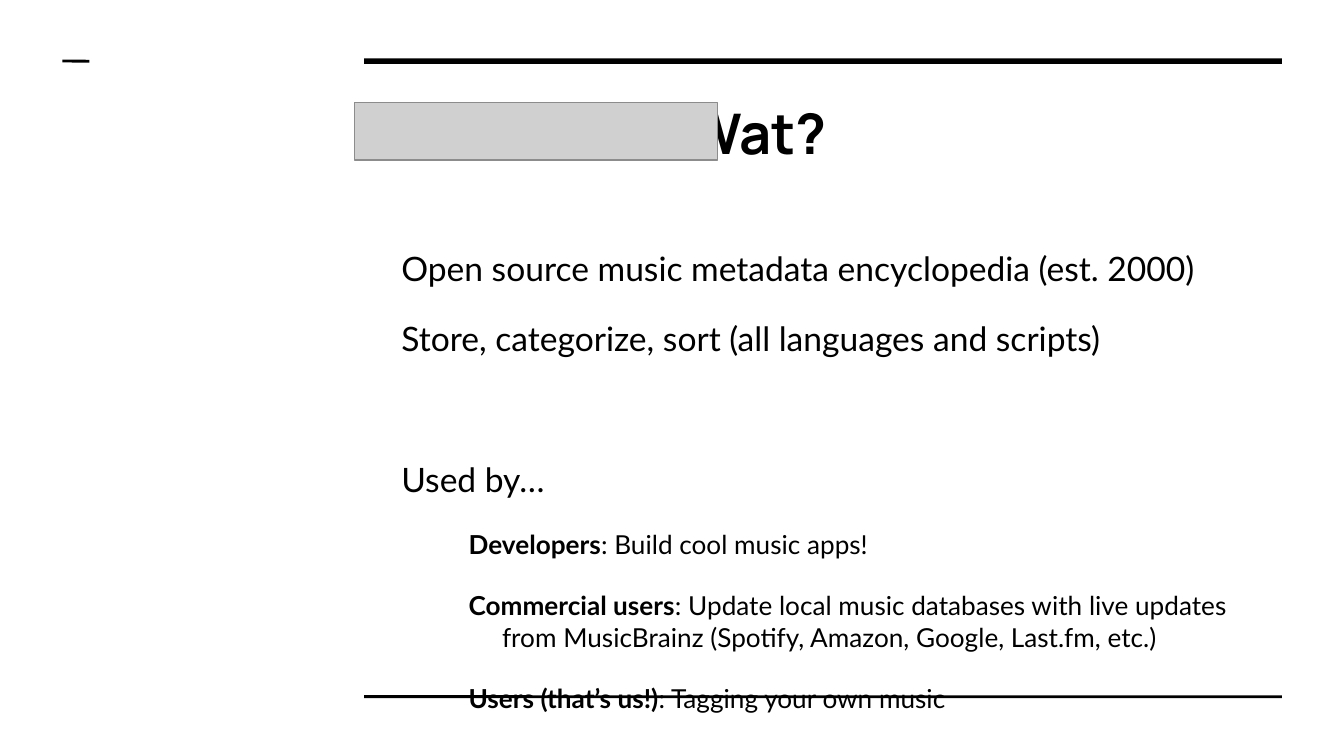
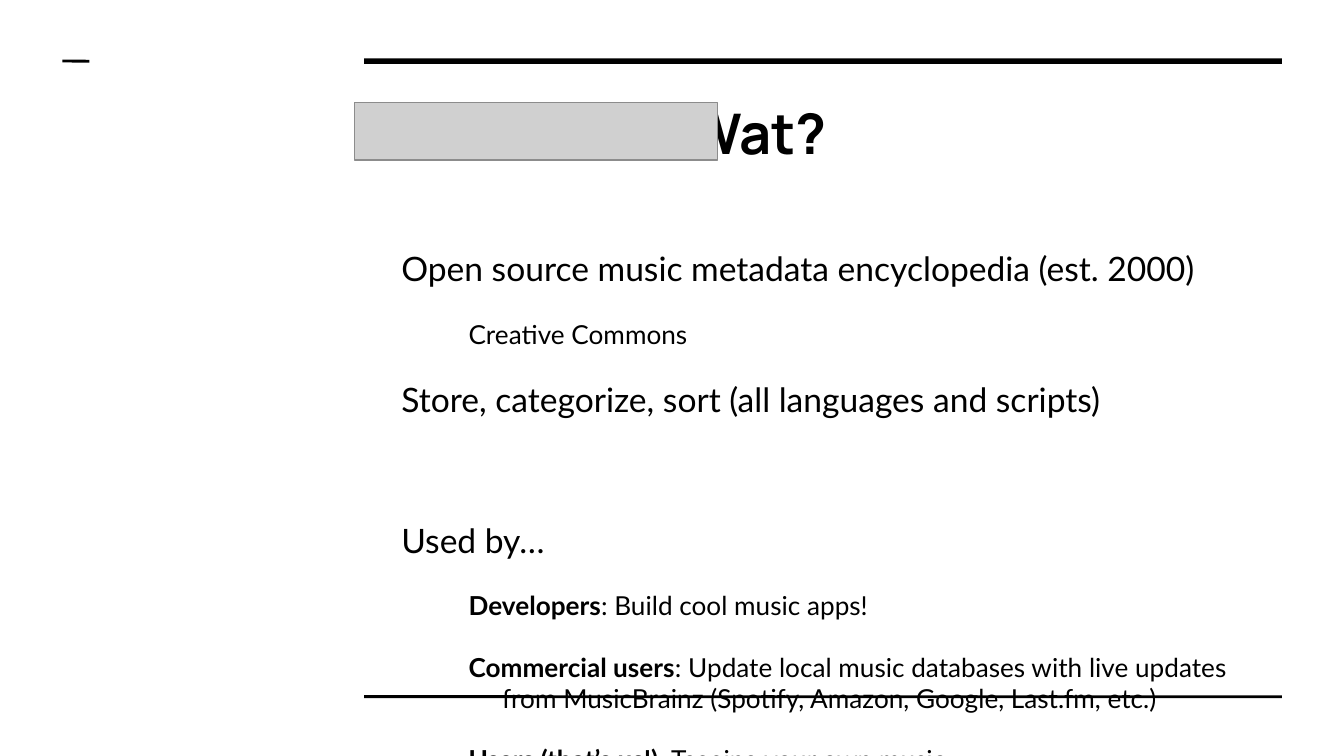
Before and after one commit to jflory7/presentations, a slide deck: slide 2 of 2017/musicbrainz-picard-workshop/musicbrainz-picard-workshop-presentation.odp. Drawn at 1344x756 pixels with LibreOffice and Linux fonts; fonts in the diff are those of the drawing; grey boxes stand for pictures. Boxes give left, top, right and bottom in pixels: in the first picture for what was removed or moved away, otherwise in the second. Text is boxed around its words. In the diff, an @@ line names an element or a change of style, - is before the commit and + after.

```diff
--- a/2017/musicbrainz-picard-workshop/musicbrainz-picard-workshop-presentation.odp
+++ b/2017/musicbrainz-picard-workshop/musicbrainz-picard-workshop-presentation.odp
@@ text at (469,325,687,345): paragraph added @@
+Creative Commons
```
Also in this commit, not shown: 1 other slide changed, 1 slide added, 1 other file.
